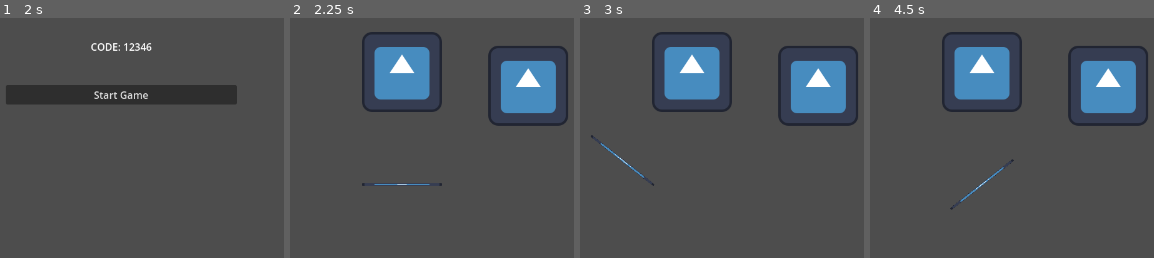
Above: before the commit, frames 1-4 (left to right).
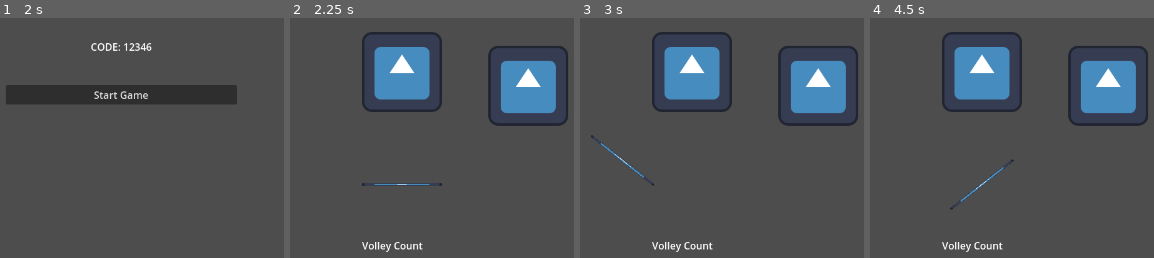
Above: after the commit, the same moments.

Repository: GDbreak/opong
Game: Godot game, scene res://scenes/main.tscn
Same seed, same stepped clock (60 frames per second), same inputs: the game is played once before the commit and once after it. The engine's default icon, where the game draws it, is replaced by a stand-in: a white triangle on a blue panel in a dark square.
Inputs:
- Up to frame 1 (2 s): click "Play!" at 0.5 s; click "Host" at 1.25 s
- Up to frame 2 (2.25 s): click "Start Game" at 2 s
- Up to frame 3 (3 s): tap Enter at 2.75 s; tap A (move_clockwise) at 2.85 s
- Up to frame 4 (4.5 s): tap Space at 3.5 s; tap D (move_counterclockwise) at 3.6 s; tap Enter at 4.25 s; tap Left (rotate_clockwise) at 4.35 s

Frame 1 is identical in both runs. In frame 2, 0.4% of the frame differs, in the area x 25-47%, y 93-98%; in frame 3, 0.4%; in frame 4, 0.4%.

Commit message:
implemented color changes and volley count

Diff:
--- a/scenes/game/game.tscn
+++ b/scenes/game/game.tscn
@@ -1,12 +1,21 @@
-[gd_scene load_steps=5 format=3 uid="uid://drnjb3msnllma"]
+[gd_scene load_steps=6 format=3 uid="uid://drnjb3msnllma"]
 
 [ext_resource type="Script" path="res://scenes/game/scripts/game.gd" id="1_7j8bb"]
 [ext_resource type="PackedScene" uid="uid://bm3vgiqreleo2" path="res://scenes/game/goal.tscn" id="2_dwqca"]
 [ext_resource type="PackedScene" uid="uid://bb2whpq7d1ofs" path="res://scenes/game/pivot.tscn" id="3_gfjsp"]
 [ext_resource type="PackedScene" uid="uid://fic3nln6wmvg" path="res://scenes/game/ball.tscn" id="4_tfo3t"]
+[ext_resource type="Script" path="res://scenes/game/scripts/timer_label.gd" id="5_l8mpq"]
 
 [node name="Game" type="Node"]
 script = ExtResource("1_7j8bb")
+
+[node name="VolleyLabel" type="Label" parent="."]
+offset_left = 576.0
+offset_top = 626.0
+offset_right = 702.0
+offset_bottom = 688.0
+text = "Volley Count"
+script = ExtResource("5_l8mpq")
 
 [node name="Control" type="Control" parent="."]
 layout_mode = 3
--- a/scenes/game/paddle.tscn
+++ b/scenes/game/paddle.tscn
@@ -8,6 +8,7 @@
 
 [node name="Paddle" type="CharacterBody2D"]
 script = ExtResource("1_mg678")
+color = Color(0.752941, 0.0627451, 0.333333, 1)
 
 [node name="Paddle" type="Sprite2D" parent="."]
 scale = Vector2(1, 0.03)
--- a/scenes/game/scripts/ball.gd
+++ b/scenes/game/scripts/ball.gd
@@ -1,6 +1,8 @@
 class_name Ball
 extends RigidBody2D
 ## the Disloyal Round Thing that refuses to go into the Goal
+
+signal volleyed
 
 @onready var screen_size = get_viewport_rect().size
 
@@ -17,8 +19,8 @@
 func _connect_signals():
 	self.body_shape_entered.connect(_set_force)
 
-func set_color():
-	pass
+func _set_color(color : Color):
+	modulate = color
 
 func set_speed():
 	pass
@@ -30,11 +32,19 @@
 
 func _set_force(body_rid, body, body_shape_index, local_shape_index):
 	if (body is Paddle):
-		volleys += 1
-		var paddle_collision_object_2d = body.shape_owner_get_owner(body.shape_find_owner(body_shape_index))
-		var speed = paddle_collision_object_2d.collision_speed
-		var impulse = Vector2(speed,speed)
-		apply_impulse(impulse)
+		_set_color(body.color)
+		_handle_volley(body)
+		_handle_impulse(body, body_shape_index)
+
+func _handle_volley(body : Paddle):
+	volleys += 1
+	volleyed.emit(volleys, body)
+
+func _handle_impulse(body : Paddle, body_shape_index : int):
+	var paddle_collision_object_2d = body.shape_owner_get_owner(body.shape_find_owner(body_shape_index))
+	var speed = paddle_collision_object_2d.collision_speed
+	var impulse = Vector2(speed,speed)
+	apply_impulse(impulse)
 
 func _physics_process(delta):
 	pass
--- a/scenes/game/scripts/paddle.gd
+++ b/scenes/game/scripts/paddle.gd
@@ -7,6 +7,7 @@
 signal rotated(rotation)
 
 @export var rotation_speed = 10
+@export var color : Color
 var rotation_direction : int = 0
 var radius : int = 180
 
--- /dev/null
+++ b/scenes/game/scripts/timer_label.gd
@@ -0,0 +1,18 @@
+class_name VolleyLabel
+extends Label
+
+@onready var ball = $"../Control/Ball"
+
+# Called when the node enters the scene tree for the first time.
+func _ready():
+	_connect_signals()
+
+func _connect_signals():
+	ball.volleyed.connect(_set_count)
+
+func _set_count(volleys : int, body : Paddle):
+	text = str(volleys)
+
+# Called every frame. 'delta' is the elapsed time since the previous frame.
+func _process(delta):
+	pass
Not shown, changed: .DS_Store
